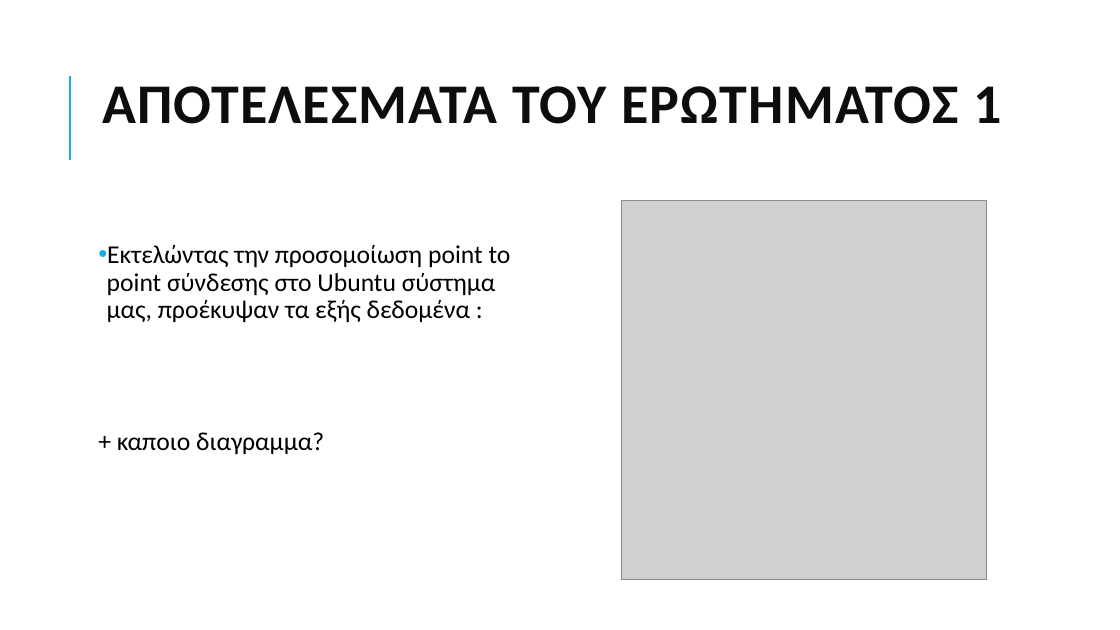
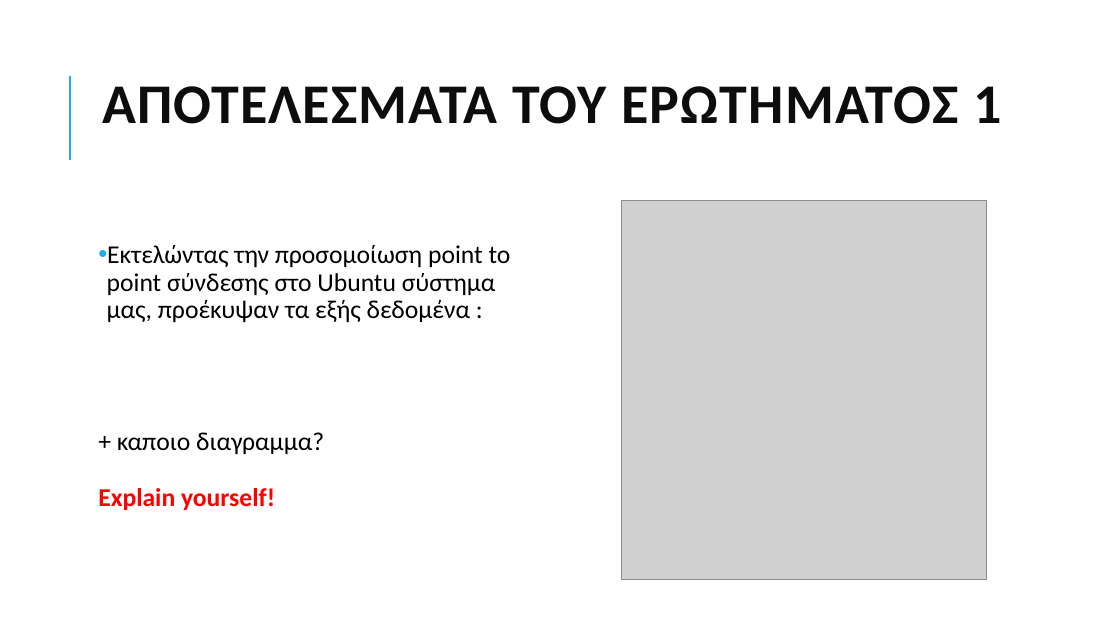
Before and after one commit to grgmyl/Ns3Project, a slide deck: slide 7 of Presentations/Ns-3_presentation_F.pptx. Drawn at 1120x630 pixels with LibreOffice and Linux fonts; fonts in the diff are those of the drawing; grey boxes stand for pictures. Boxes give left, top, right and bottom in pixels: in the first picture for what was removed or moved away, otherwise in the second. Text is boxed around its words. In the diff, an @@ line names an element or a change of style, - is before the commit and + after.

```diff
--- a/Presentations/Ns-3_presentation_F.pptx
+++ b/Presentations/Ns-3_presentation_F.pptx
@@ text at [98, 432, 324, 510]: text changed @@
-+ καποιο διαγραμμα?
++ καποιο διαγραμμα?
+Explain yourself!
```
Also in this commit, not shown: 8 other slides changed, 2 slides added.
